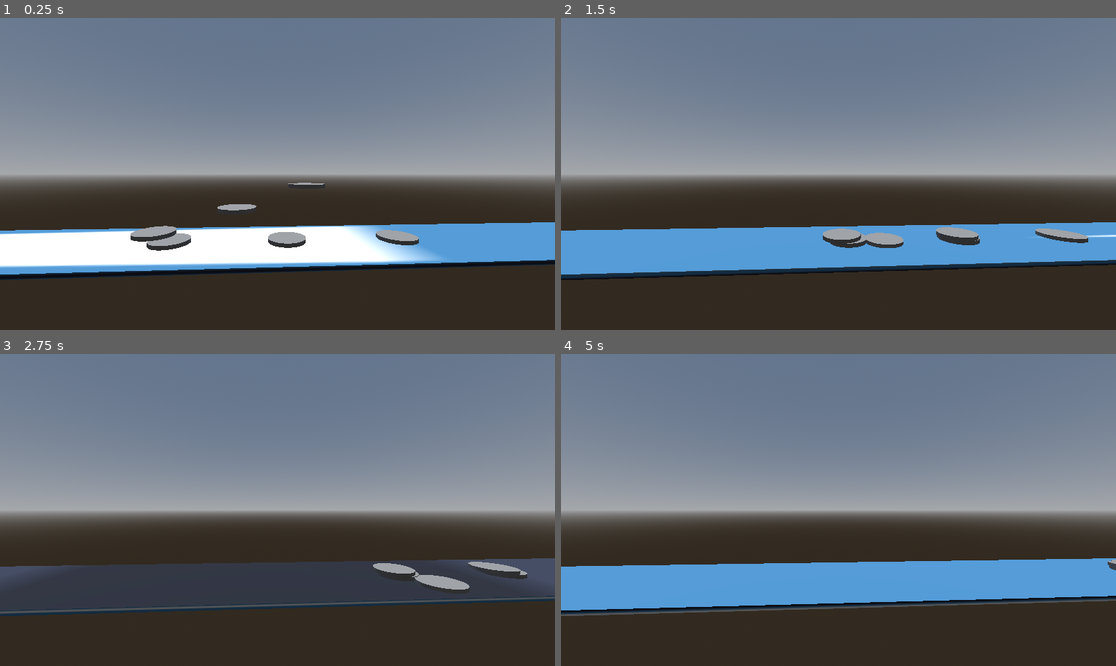
Above: before the commit, frames 1-4 (two rows, left to right).
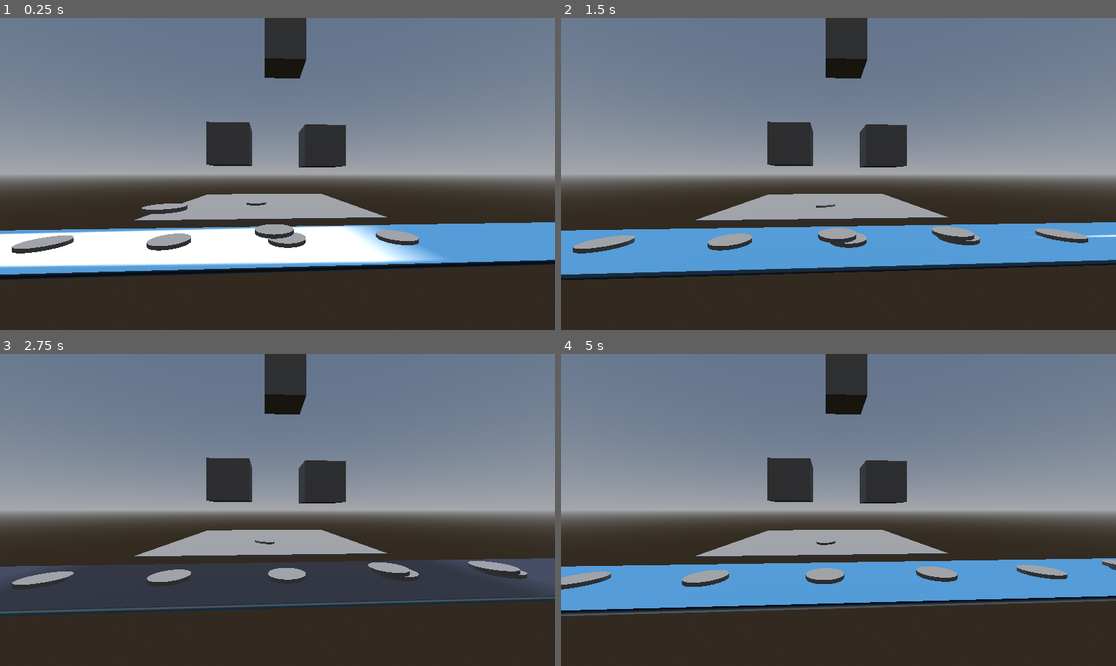
Above: after the commit, the same moments.

Repository: Garcia-IGC/maquina-de-turing
Game: Godot game, scene res://src/escenas/mapa.tscn
Two runs of this game, one before a commit and one after it. Both use one fixed random seed, a clock stepped at 60 frames per second and the inputs below. The engine's default icon, where the game draws it, is replaced by a stand-in: a white triangle on a blue panel in a dark square.
Inputs (mouse positions are in pixels of both pictures, inside the frame that each line leads up to):
- Up to frame 1 (0.25 s): no input
- Up to frame 2 (1.5 s): move the mouse to (960, 158) at 0.52 s; click (960, 158) at 0.67 s; move the mouse to (727, 189) at 1.27 s; click (727, 189) at 1.42 s
- Up to frame 3 (2.75 s): move the mouse to (333, 441) at 2.02 s; click (333, 441) at 2.17 s
- Up to frame 4 (5 s): move the mouse to (810, 572) at 2.77 s; click (810, 572) at 2.92 s; move the mouse to (1005, 556) at 3.52 s; click (1005, 556) at 3.67 s; move the mouse to (672, 463) at 4.27 s; click (672, 463) at 4.42 s

The runs differ from the first frame. In frame 1, 7.3% of the frame differs, in the area x 2-70%, y 0-76%; in frame 2, 7.5%; in frame 3, 7.4%; in frame 4, 7.9%, in the area x 0-100%, y 0-76%.

Commit message:
controladores manuales de cinta para pruebas

Diff:
--- /dev/null
+++ b/src/escenas/boton.gd
@@ -0,0 +1,6 @@
+extends StaticBody3D
+
+func _input_event(camera, event, position, normal, shape_idx):
+	if event is InputEventMouseButton and event.button_index == MOUSE_BUTTON_LEFT and event.pressed:
+		print("Click en el objeto 3D!")
+		get_node("../Cinta2").belt_speed = 0.04
--- /dev/null
+++ b/src/escenas/boton.tscn
@@ -0,0 +1,16 @@
+[gd_scene load_steps=4 format=3 uid="uid://dg86l1ochrt4n"]
+
+[sub_resource type="PhysicsMaterial" id="PhysicsMaterial_228ec"]
+
+[sub_resource type="BoxMesh" id="BoxMesh_2cc83"]
+
+[sub_resource type="BoxShape3D" id="BoxShape3D_hfv17"]
+
+[node name="boton" type="StaticBody3D"]
+physics_material_override = SubResource("PhysicsMaterial_228ec")
+
+[node name="MeshInstance3D" type="MeshInstance3D" parent="."]
+mesh = SubResource("BoxMesh_2cc83")
+
+[node name="CollisionShape3D" type="CollisionShape3D" parent="."]
+shape = SubResource("BoxShape3D_hfv17")
--- /dev/null
+++ b/src/escenas/boton2.gd
@@ -0,0 +1,6 @@
+extends StaticBody3D
+
+func _input_event(camera, event, position, normal, shape_idx):
+	if event is InputEventMouseButton and event.button_index == MOUSE_BUTTON_LEFT and event.pressed:
+		print("Click en el objeto 3D!")
+		get_node("../Cinta2").belt_speed = 0
--- /dev/null
+++ b/src/escenas/boton3.gd
@@ -0,0 +1,6 @@
+extends StaticBody3D
+
+func _input_event(camera, event, position, normal, shape_idx):
+	if event is InputEventMouseButton and event.button_index == MOUSE_BUTTON_LEFT and event.pressed:
+		print("Click en el objeto 3D!")
+		get_node("../Cinta2").belt_speed = -0.04
--- a/src/escenas/cinta.tscn
+++ b/src/escenas/cinta.tscn
@@ -13,7 +13,7 @@
 [sub_resource type="Shader" id="Shader_bb845"]
 code = "shader_type spatial;
 
-uniform float speed : hint_range(0.0, 10.0) = 1.0;
+uniform float speed : hint_range(0.0, 10.0) = 0.1;
 uniform sampler2D albedo_texture : source_color;
 
 void fragment() {
@@ -57,3 +57,30 @@
 
 [node name="Node3D3" parent="Imanes" instance=ExtResource("3_qky5x")]
 transform = Transform3D(1, 0, 0, 0, 1, 0, 0, 0, 1, 0, 0.1, -3)
+
+[node name="Node3D4" parent="Imanes" instance=ExtResource("3_qky5x")]
+transform = Transform3D(1, 0, 0, 0, 1, 0, 0, 0, 1, 0, 0.1, 6)
+
+[node name="Node3D5" parent="Imanes" instance=ExtResource("3_qky5x")]
+transform = Transform3D(1, 0, 0, 0, 1, 0, 0, 0, 1, 0, 0.1, 9)
+
+[node name="Node3D6" parent="Imanes" instance=ExtResource("3_qky5x")]
+transform = Transform3D(1, 0, 0, 0, 1, 0, 0, 0, 1, 0, 0.1, 12)
+
+[node name="Node3D7" parent="Imanes" instance=ExtResource("3_qky5x")]
+transform = Transform3D(1, 0, 0, 0, 1, 0, 0, 0, 1, 0, 0.1, 15)
+
+[node name="Node3D8" parent="Imanes" instance=ExtResource("3_qky5x")]
+transform = Transform3D(1, 0, 0, 0, 1, 0, 0, 0, 1, 0, 0.1, 18)
+
+[node name="Node3D9" parent="Imanes" instance=ExtResource("3_qky5x")]
+transform = Transform3D(1, 0, 0, 0, 1, 0, 0, 0, 1, 0, 0.1, 21)
+
+[node name="Node3D10" parent="Imanes" instance=ExtResource("3_qky5x")]
+transform = Transform3D(1, 0, 0, 0, 1, 0, 0, 0, 1, 0, 0.1, 24)
+
+[node name="Node3D11" parent="Imanes" instance=ExtResource("3_qky5x")]
+transform = Transform3D(1, 0, 0, 0, 1, 0, 0, 0, 1, 0, 0.1, 27)
+
+[node name="Node3D12" parent="Imanes" instance=ExtResource("3_qky5x")]
+transform = Transform3D(1, 0, 0, 0, 1, 0, 0, 0, 1, 0, 0.1, 30)
--- a/src/escenas/iman_de_pieza.tscn
+++ b/src/escenas/iman_de_pieza.tscn
@@ -6,7 +6,7 @@
 height = 0.1
 
 [sub_resource type="CylinderShape3D" id="CylinderShape3D_ojfrb"]
-height = 0.1
+height = 0.15
 
 [node name="iman_de_pieza" type="RigidBody3D"]
 script = ExtResource("1_3wrv1")
--- a/src/escenas/mapa.tscn
+++ b/src/escenas/mapa.tscn
@@ -1,7 +1,13 @@
-[gd_scene load_steps=6 format=3 uid="uid://kviguekccv7u"]
+[gd_scene load_steps=12 format=3 uid="uid://kviguekccv7u"]
 
 [ext_resource type="PackedScene" uid="uid://dspccbgimg7yb" path="res://src/escenas/cinta.tscn" id="1_p21c5"]
 [ext_resource type="PackedScene" uid="uid://b5vhso4boyumu" path="res://src/escenas/iman_de_pieza.tscn" id="3_kxecg"]
+[ext_resource type="PackedScene" uid="uid://4u1mf1heecx3" path="res://src/escenas/suelo.tscn" id="3_nttpt"]
+[ext_resource type="PackedScene" uid="uid://bfxuv1u3jpk4l" path="res://src/escenas/iman_de_cinta.tscn" id="4_m1spo"]
+[ext_resource type="PackedScene" uid="uid://dg86l1ochrt4n" path="res://src/escenas/boton.tscn" id="5_m1spo"]
+[ext_resource type="Script" uid="uid://c0mmfygk4lwja" path="res://src/escenas/boton.gd" id="6_veu8s"]
+[ext_resource type="Script" uid="uid://crxw3hh8hr5nj" path="res://src/escenas/boton2.gd" id="7_e0j3v"]
+[ext_resource type="Script" uid="uid://b7e2upyhty7sa" path="res://src/escenas/boton3.gd" id="7_hoawt"]
 
 [sub_resource type="ProceduralSkyMaterial" id="ProceduralSkyMaterial_nulfw"]
 
@@ -27,11 +33,30 @@
 
 [node name="Cinta2" parent="." instance=ExtResource("1_p21c5")]
 
-[node name="iman_de_pieza4" parent="." instance=ExtResource("3_kxecg")]
-transform = Transform3D(1, 0, 0, 0, 1, 0, 0, 0, 1, 0.007784605, 0.59951687, 2.775175)
+[node name="Suelo" parent="." instance=ExtResource("3_nttpt")]
+transform = Transform3D(1, 0, 0, 0, 1, 0, 0, 0, 1, -7.6888824, 0, 0)
+
+[node name="iman_de_pieza" parent="." instance=ExtResource("3_kxecg")]
+transform = Transform3D(1, 0, 0, 0, 1, 0, 0, 0, 1, -5.079606, 0.6194593, 0.4463755)
+
+[node name="Node3D" parent="." instance=ExtResource("4_m1spo")]
+transform = Transform3D(1, 0, 0, 0, 1, 0, 0, 0, 1, -5.224, 0.1, 0)
+visible = false
+
+[node name="boton" parent="." instance=ExtResource("5_m1spo")]
+transform = Transform3D(1, 0, 0, 0, 1, 0, 0, 0, 1, 0, 2.5131767, -1.4911277)
+script = ExtResource("6_veu8s")
+
+[node name="boton2" parent="." instance=ExtResource("5_m1spo")]
+transform = Transform3D(1, 0, 0, 0, 1, 0, 0, 0, 1, 0, 2.5392284, 0.8461803)
+script = ExtResource("7_hoawt")
+
+[node name="boton3" parent="." instance=ExtResource("5_m1spo")]
+transform = Transform3D(1, 0, 0, 0, 1, 0, 0, 0, 1, 0, 5.078457, -0.5204456)
+script = ExtResource("7_e0j3v")
+
+[node name="iman_de_pieza3" parent="." instance=ExtResource("3_kxecg")]
+transform = Transform3D(1, 0, 0, 0, 1, 0, 0, 0, 1, 0.07238245, 1.2389185, 2.478524)
 
 [node name="iman_de_pieza2" parent="." instance=ExtResource("3_kxecg")]
-transform = Transform3D(1, 0, 0, 0, 1, 0, 0, 0, 1, -0.11777663, 1.7860317, -1.1486917)
-
-[node name="iman_de_pieza3" parent="." instance=ExtResource("3_kxecg")]
-transform = Transform3D(1, 0, 0, 0, 1, 0, 0, 0, 1, 0.01556921, 1.1990337, 0.6956835)
+transform = Transform3D(1, 0, 0, 0, 1, 0, 0, 0, 1, 0.036191225, 0.6194593, -0.26755124)
--- /dev/null
+++ b/src/escenas/suelo.tscn
@@ -0,0 +1,17 @@
+[gd_scene load_steps=3 format=3 uid="uid://4u1mf1heecx3"]
+
+[sub_resource type="BoxMesh" id="BoxMesh_mbbqy"]
+size = Vector3(10, 0.1, 10)
+
+[sub_resource type="BoxShape3D" id="BoxShape3D_4mjuu"]
+size = Vector3(10, 0.1, 10)
+
+[node name="Suelo" type="Node3D"]
+
+[node name="MeshInstance3D" type="MeshInstance3D" parent="."]
+mesh = SubResource("BoxMesh_mbbqy")
+
+[node name="StaticBody3D" type="StaticBody3D" parent="."]
+
+[node name="CollisionShape3D" type="CollisionShape3D" parent="StaticBody3D"]
+shape = SubResource("BoxShape3D_4mjuu")
Renamed: src/escenas/imanes.gd -> src/codigo/imanes.gd
Renamed: src/escenas/imanes.gd.uid -> src/codigo/imanes.gd.uid
Not shown, added: src/escenas/boton.gd.uid
Not shown, added: src/escenas/boton2.gd.uid
Not shown, added: src/escenas/boton3.gd.uid
